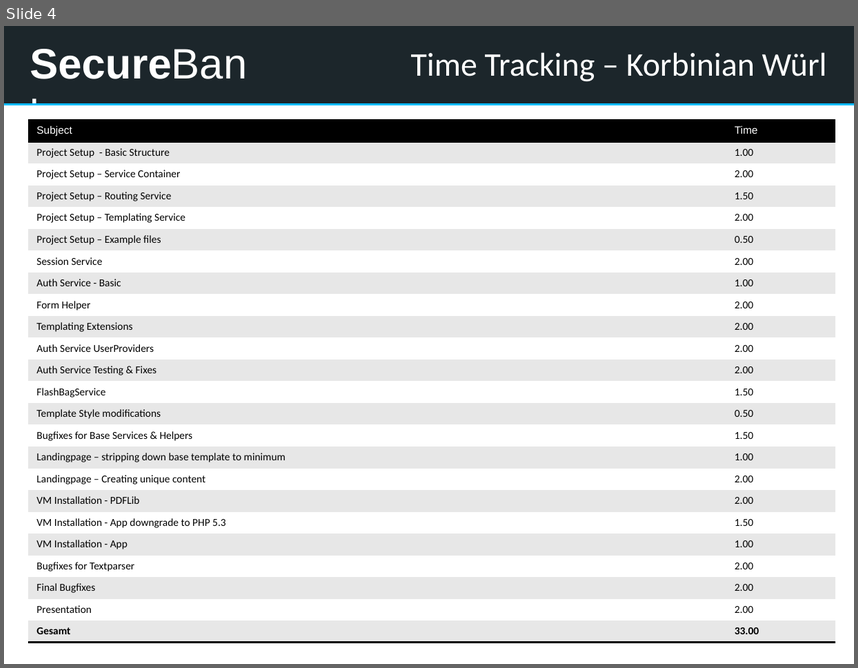
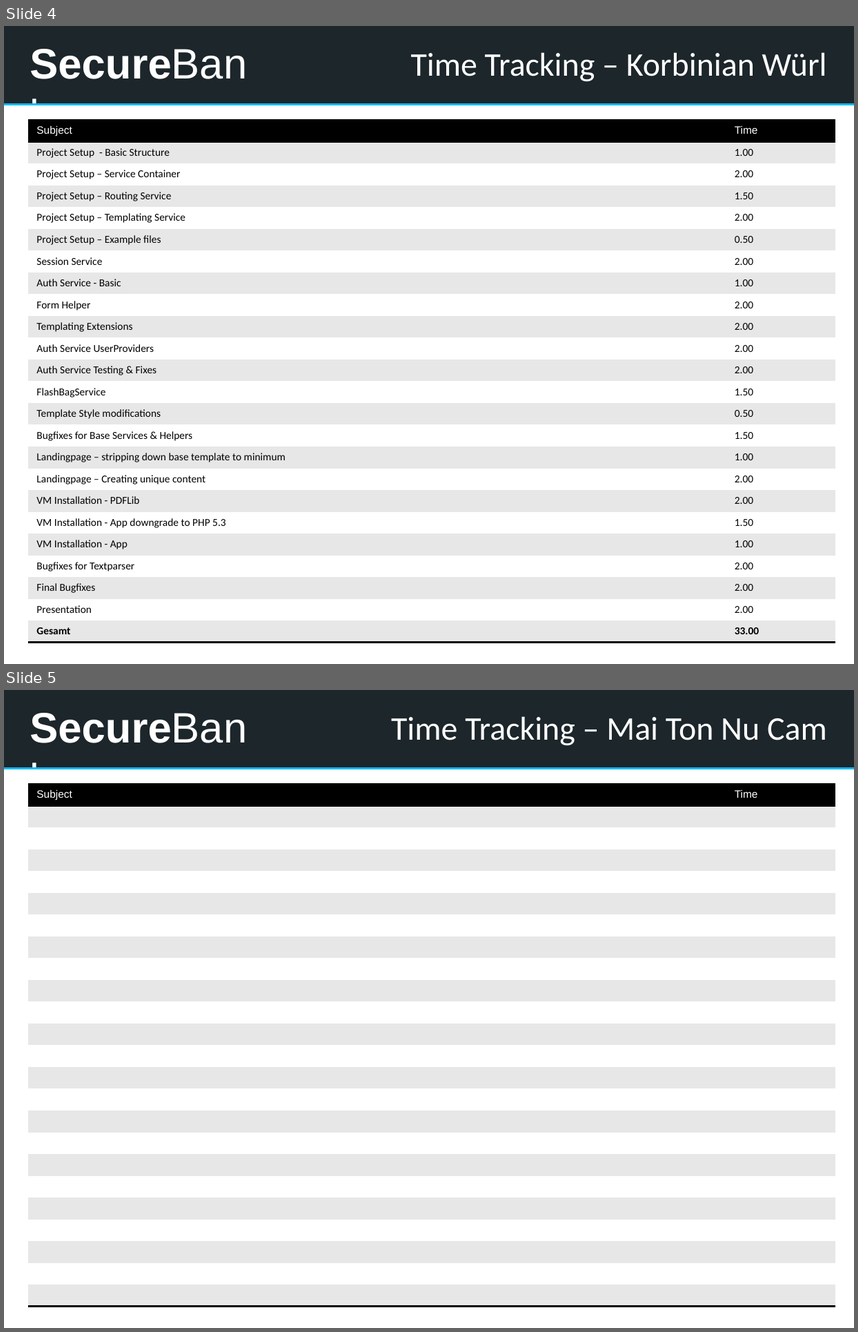
Before and after one commit to kwuerl/secure-coding-team-8, a slide deck: presentation1.pptx. Shown one above the other, each under a label of ours: slide 4 before the commit, slides 4 and 5 after it. The pictures are 858x668 and 858x1332 pixels, drawn with LibreOffice and Linux fonts; fonts in the diff are those of the drawing. Boxes give left, top, right and bottom in pixels: in the first picture for what was removed or moved away, otherwise in the second. Text is boxed around its words. In the diff, an @@ line names an element or a change of style, - is before the commit and + after.

```diff
--- a/presentation1.pptx
+++ b/presentation1.pptx
@@ slide 5 added at (x1=4, y1=690, x2=854, y2=1328), background #EAEFF4; not listed: 4 template elements that a slide beside it also shows @@
@@ title added at (x1=391, y1=716, x2=827, y2=746), 28 pt, text #FFFFFF @@
+Time Tracking – Mai Ton Nu Cam
@@ table added at (x1=29, y1=784, x2=836, y2=1306), 24 rows, 2 columns @@
+Subject | Time
+ | 
+ | 
+ | 
+ | 
+ | 
+ | 
+ | 
+ | 
+ | 
+ | 
+ | 
+ | 
+ | 
+ | 
+ | 
+ | 
+ | 
+ | 
+ | 
+ | 
+ | 
+ | 
+ | 
```
Also in this commit, not shown: 3 other slides added.
